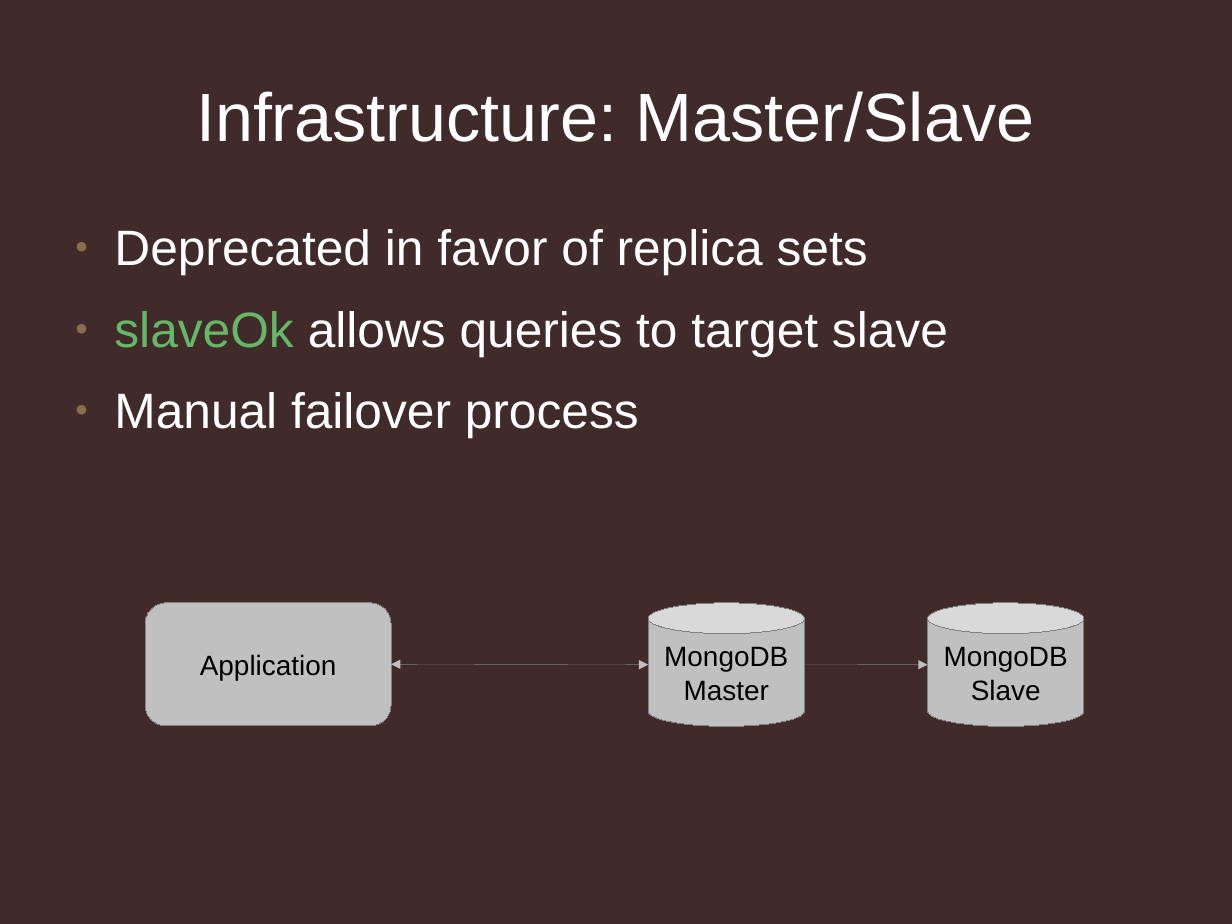
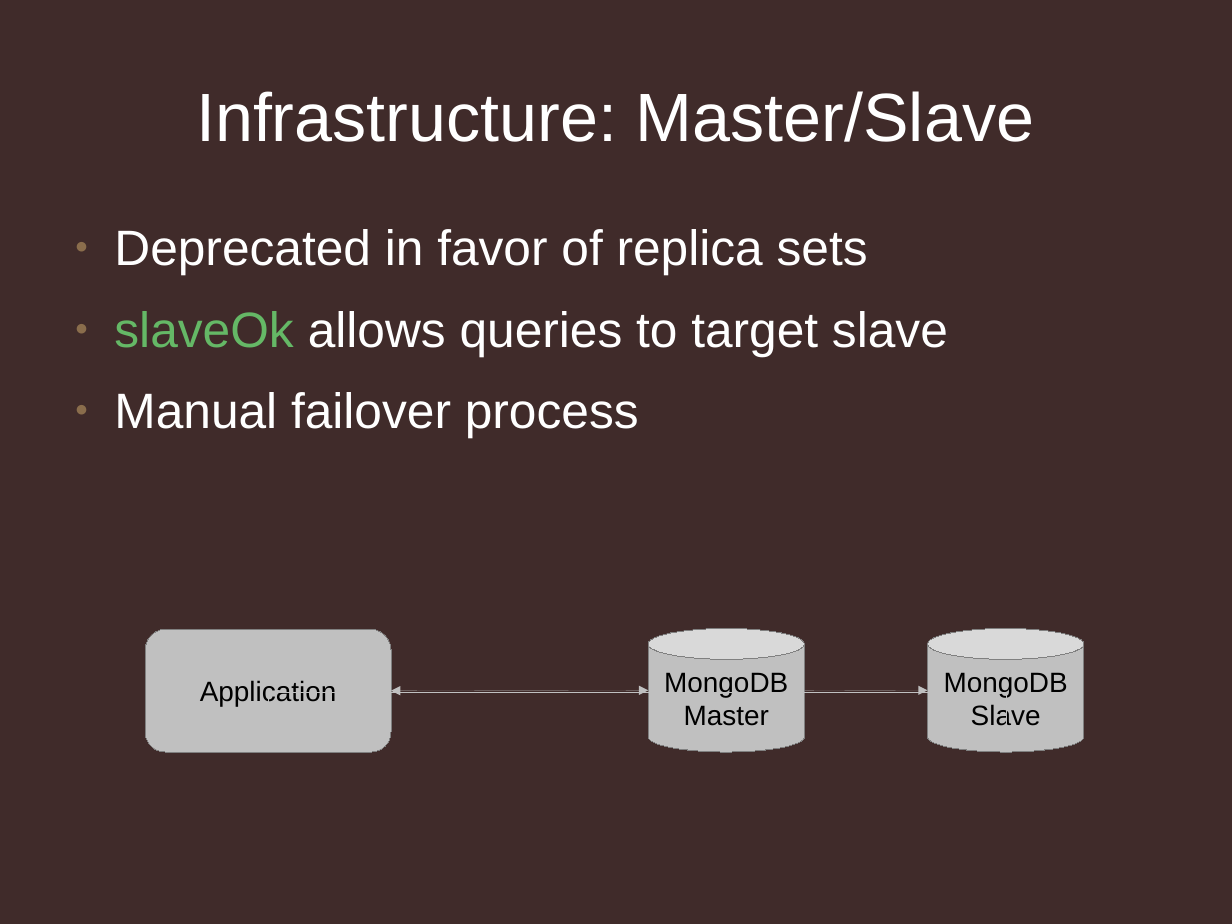
Before and after one commit to jmikola/slides, a slide deck: slide 3 of 20120607-symfony_live/mongodb/using_mongodb_responsibly.odp. Drawn at 1232x924 pixels with LibreOffice and Linux fonts; fonts in the diff are those of the drawing; background and template pictures are left out. Boxes give left, top, right and bottom in pixels: in the first picture for what was removed or moved away, otherwise in the second. Text is boxed around its words. In the diff, an @@ line names an element or a change of style, - is before the commit and + after.

```diff
--- a/20120607-symfony_live/mongodb/using_mongodb_responsibly.odp
+++ b/20120607-symfony_live/mongodb/using_mongodb_responsibly.odp
@@ 2 cylinders, 1 double arrow, 1 rounded rectangle, 1 arrow: place and size @@
-2 cylinders, 1 double arrow, 1 rounded rectangle, 1 arrow at (145,603,1084,727)
+2 cylinders, 1 double arrow, 1 rounded rectangle, 1 arrow at (145,628,1084,752)
@@ elbow arrow added from (268, 752) to (1006, 752), #C0C0C0 0 pt @@
```
Also in this commit, not shown: 10 other slides changed, 1 other file.
